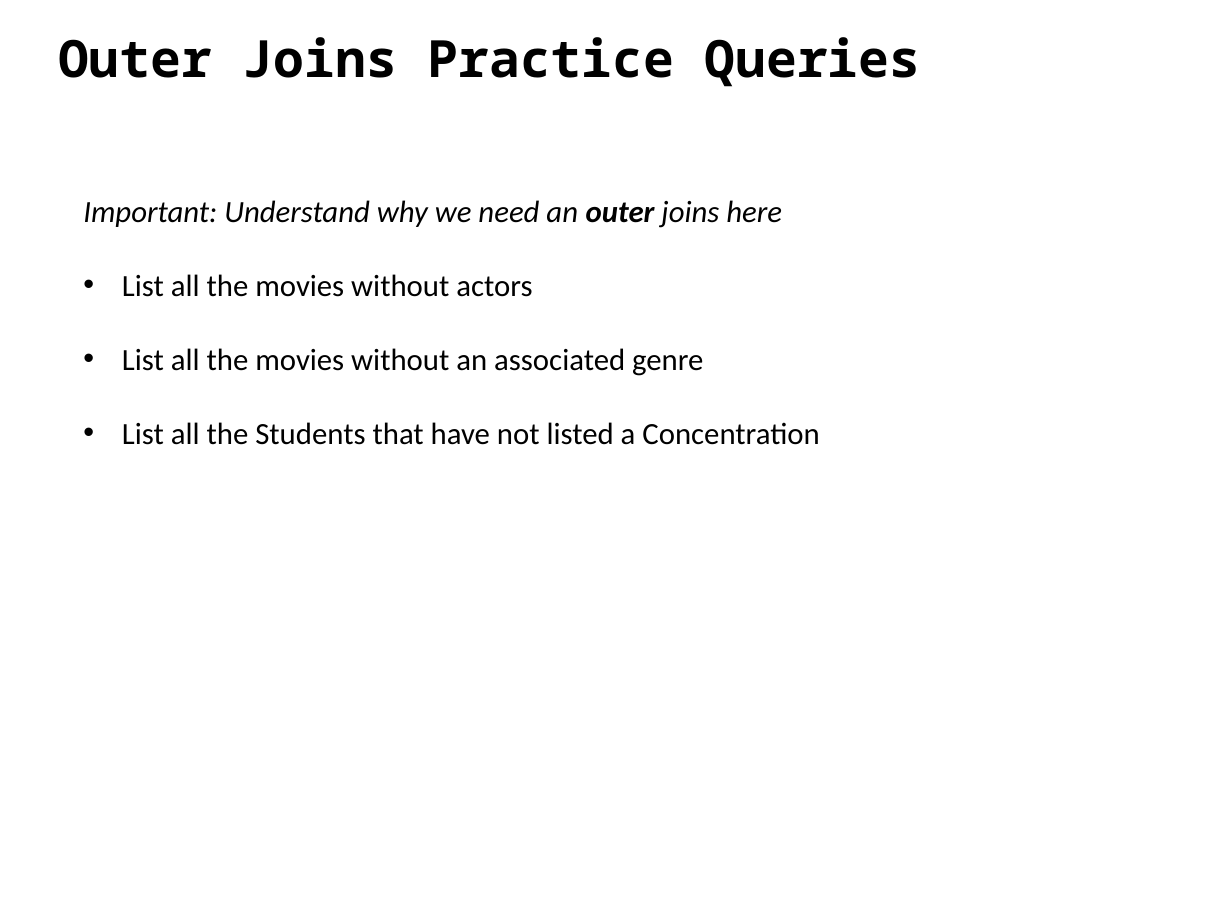
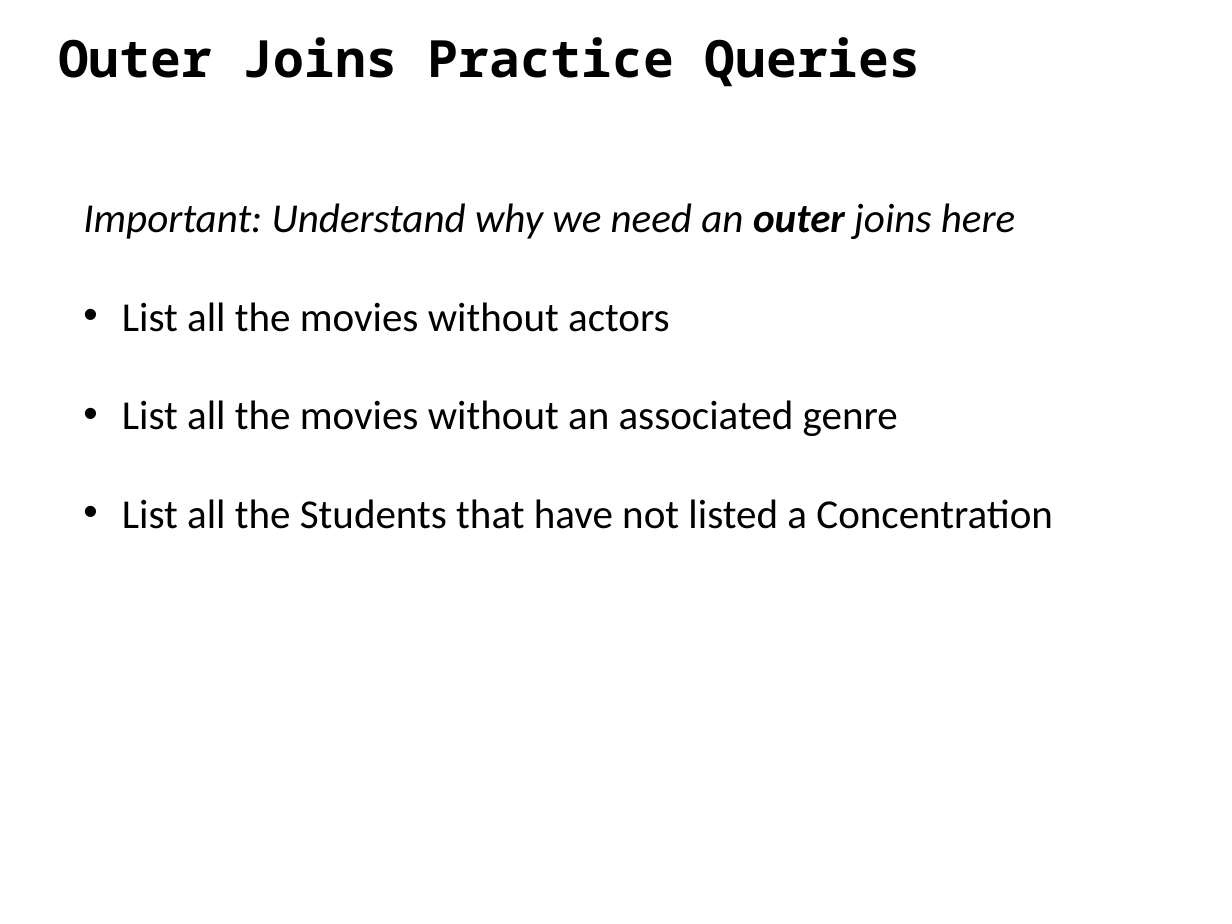
Before and after one commit to Serene1307/dealing_with_data, a slide deck: slide 36 of 3-SQL/C-SQL.pptx (slide 33 before the commit). Drawn at 1232x924 pixels with LibreOffice and Linux fonts; fonts in the diff are those of the drawing. Boxes give left, top, right and bottom in pixels: in the first picture for what was removed or moved away, otherwise in the second. Text is boxed around its words. In the diff, an @@ line names an element or a change of style, - is before the commit and + after.

```diff
--- a/3-SQL/C-SQL.pptx
+++ b/3-SQL/C-SQL.pptx
@@ text "Important: Understand why we need ..." at (x1=83, y1=203, x2=1053, y2=529): size 18 to 24 pt @@
```
Also in this commit, not shown: 2 other slides changed, 3 slides added, 1 other file.
